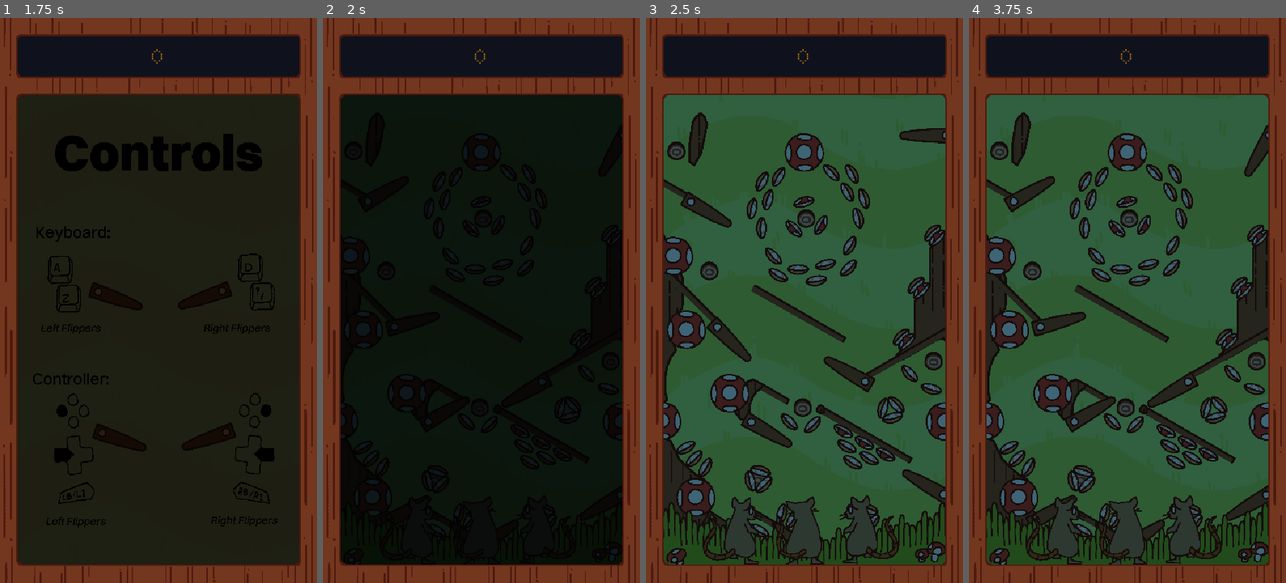
Above: before the commit, frames 1-4 (left to right).
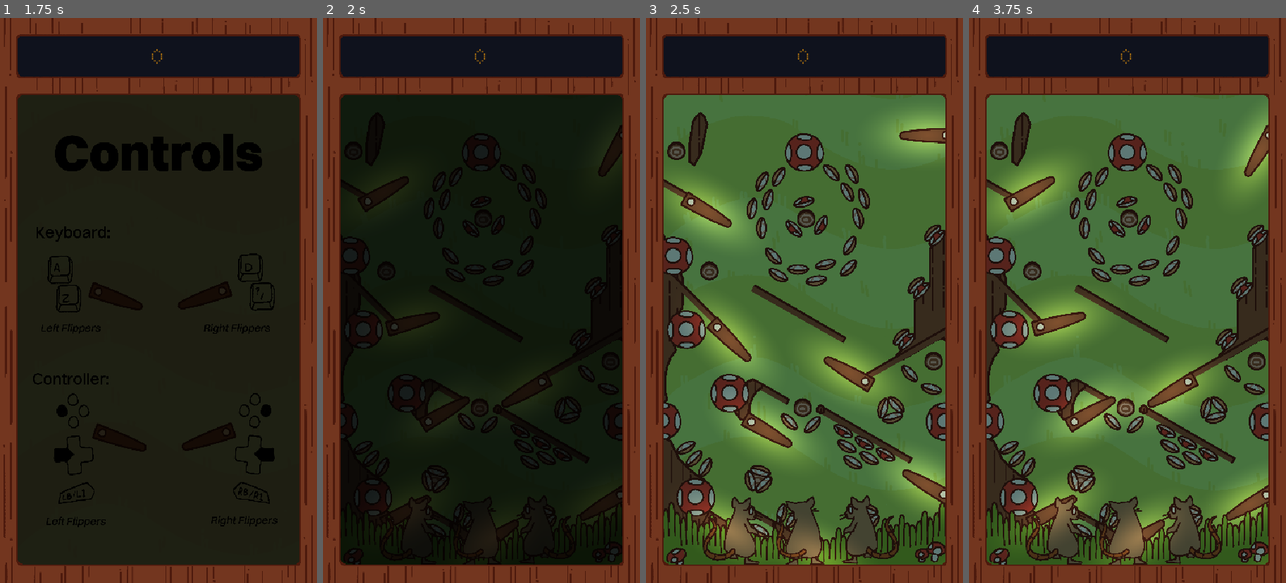
Above: after the commit, the same moments.

Repository: Lilacqualia/gjtnp-gjenp
Game: Godot game, scene res://scenes/conductor.tscn
Same seed, same stepped clock (60 frames per second), same inputs: the game is played once before the commit and once after it.
Inputs:
- Up to frame 1 (1.75 s): tap Enter at 0.5 s; hold D (Right Flipper) 0.53-1.28 s; hold Space (Start Game) 0.53-1.28 s; hold A (Left Flipper) from 1.28 s (still down); tap Space (Start Game) at 1.35 s
- Up to frame 2 (2 s): keep holding A (Left Flipper)
- Up to frame 3 (2.5 s): release A (Left Flipper) at 2.03 s; hold D (Right Flipper) from 2.03 s (still down); hold Space (Start Game) from 2.03 s (still down)
- Up to frame 4 (3.75 s): release Space (Start Game) at 2.78 s; tap Space (Start Game) at 2.85, 3.5 s; release D (Right Flipper) at 3.53 s; hold A (Left Flipper) from 3.53 s (still down); hold Space (Start Game) from 3.53 s (still down)

Frame 1 is identical in both runs. In frame 2, less than 0.1% of the frame differs, in the area x 13-95%, y 20-93%; in frame 3, 28%; in frame 4, 29%, in the area x 5-95%, y 13-97%.

Commit message:
Experiment with flipper lights.

Diff:
--- a/src/scenes/flipper.tscn
+++ b/src/scenes/flipper.tscn
@@ -4,6 +4,18 @@
 [ext_resource type="Texture2D" uid="uid://cmtyo47gwohqe" path="res://images/flipper-r1.png" id="4_cdoxy"]
 [ext_resource type="AudioStream" uid="uid://ch45qs7euxoj5" path="res://sfx/flipper_activate-r1.wav" id="5_kstob"]
 [ext_resource type="AudioStream" uid="uid://yxxmxtyd3ac4" path="res://sfx/flipper_deactivate-r1.wav" id="6_wjvfb"]
+
+[sub_resource type="Gradient" id="Gradient_cdoxy"]
+interpolation_mode = 2
+colors = PackedColorArray(1, 1, 1, 0.5019608, 0, 0, 0, 0.28235295)
+
+[sub_resource type="GradientTexture2D" id="GradientTexture2D_kstob"]
+gradient = SubResource("Gradient_cdoxy")
+width = 1000
+height = 500
+fill = 1
+fill_from = Vector2(0.5, 0.5)
+fill_to = Vector2(0.5, 0)
 
 [node name="Flipper" type="Node2D" unique_id=1506876985]
 script = ExtResource("1_cdoxy")
@@ -20,6 +32,10 @@
 centered = false
 offset = Vector2(-340, -68)
 
+[node name="PointLight2D" type="PointLight2D" parent="AnimatableBody2D/Sprite2D" unique_id=1394961055]
+position = Vector2(-128, -1.9327463e-05)
+texture = SubResource("GradientTexture2D_kstob")
+
 [node name="CollisionPolygon2D" type="CollisionPolygon2D" parent="AnimatableBody2D" unique_id=1837526326]
 position = Vector2(34.661415, 0.661417)
 scale = Vector2(3.7795277, 3.7795277)
--- a/src/scenes/table_forest.tscn
+++ b/src/scenes/table_forest.tscn
@@ -967,7 +967,7 @@
 shape = SubResource("WorldBoundaryShape2D_bafsl")
 
 [node name="NightDarkness" type="CanvasModulate" parent="." unique_id=259019042]
-color = Color(0.2621074, 0.48819506, 0.833854, 1)
+color = Color(0.3882353, 0.58431375, 0.8352941, 1)
 
 [node name="ForestBGM" type="AudioStreamPlayer" parent="." unique_id=1713255460]
 stream = ExtResource("11_kfj14")
